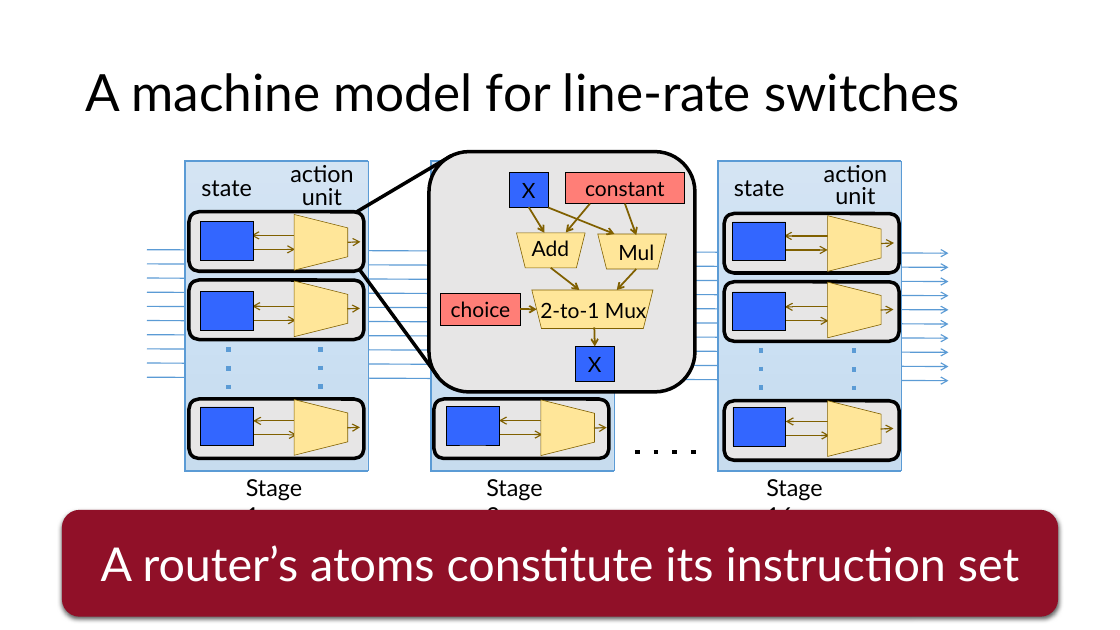
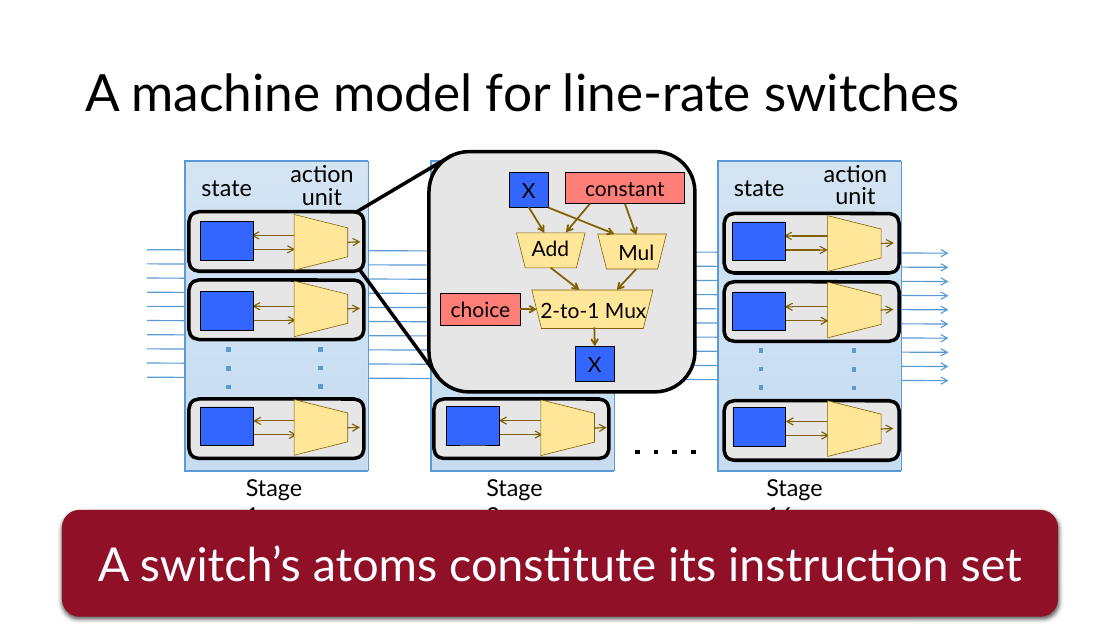
Before and after one commit to anirudhSK/pifo-domino-marple-ppts, a slide deck: slide 11 of domino_sigcomm.pptx. Drawn at 1120x630 pixels with LibreOffice and Linux fonts; fonts in the diff are those of the drawing. Boxes give left, top, right and bottom in pixels: in the first picture for what was removed or moved away, otherwise in the second. Text is boxed around its words. In the diff, an @@ line names an element or a change of style, - is before the commit and + after.

```diff
--- a/domino_sigcomm.pptx
+++ b/domino_sigcomm.pptx
@@ text in rounded rectangle at (x1=98, y1=545, x2=1022, y2=582): text changed @@
-A router’s atoms constitute its instruction set
+A switch’s atoms constitute its instruction set
```
Also in this commit, not shown: 4 other slides changed.
